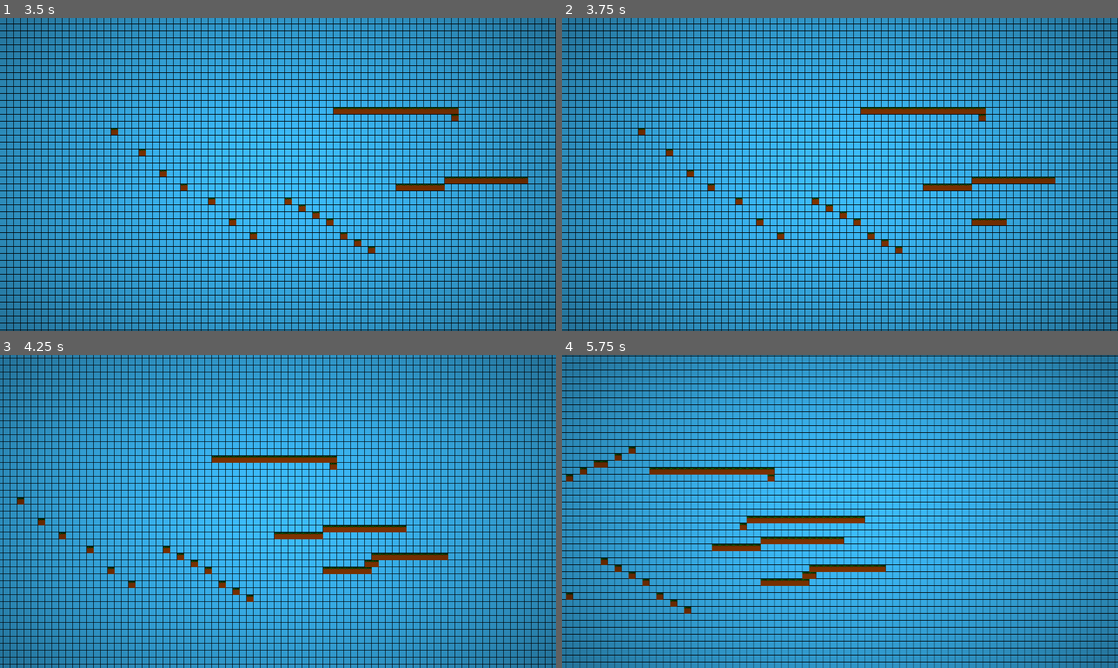
Above: before the commit, frames 1-4 (two rows, left to right).
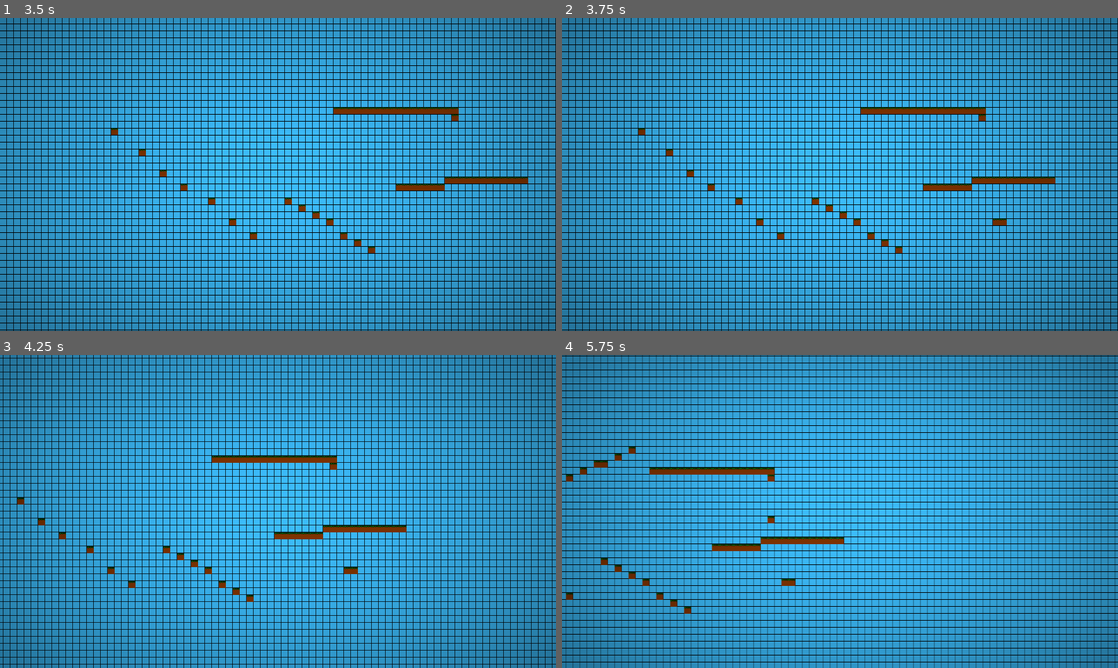
Above: after the commit, the same moments.

Repository: Killarexe/Little-Rage
Game: Godot game, scene res://scenes/uis/LevelEditor.tscn
The game is run twice, just before and just after one commit, with the same random seed, the same clock (stepped at 60 frames per second) and the same inputs. This scene is started directly instead of the project's main scene.
Inputs (mouse positions are in pixels of both pictures, inside the frame that each line leads up to):
- Up to frame 1 (3.5 s): tap Enter at 0.5 s; move the mouse to (400, 158) at 0.52 s; press the mouse at (400, 158) at 0.53 s; hold Right (right) 0.53-1.25 s; tap Space (jump) at 0.77, 2 s; right-click (400, 158) at 0.8 s; release the mouse at (400, 158) at 1.25 s; drag from (166, 190) to (250, 237) at 1.27 s; move the mouse to (333, 105) at 2.02 s; press the mouse at (333, 105) at 2.03 s; hold Left (left) 2.03-2.75 s; right-click (333, 105) at 2.3 s; release the mouse at (333, 105) at 2.75 s; drag from (250, 237) to (111, 127) at 2.77 s
- Up to frame 2 (3.75 s): tap Enter at 3.5 s; move the mouse to (1006, 221) at 3.52 s; hold Right (right) from 3.53 s (still down); hold Right mouse button (right_click) from 3.53 s (still down); click (1006, 221) at 3.67 s
- Up to frame 3 (4.25 s): keep holding Right (right); keep holding Right mouse button (right_click); tap Space (jump) at 3.77 s
- Up to frame 4 (5.75 s): release Right (right) at 4.25 s; release Right mouse button (right_click) at 4.25 s; drag from (673, 464) to (756, 433) at 4.27 s; tap Space (jump) at 5 s; move the mouse to (867, 511) at 5.02 s; hold Right (right) from 5.03 s (still down); hold Right mouse button (right_click) from 5.03 s (still down); click (867, 511) at 5.17 s

Frame 1 is identical in both runs. In frame 2, less than 0.1% of the frame differs, in the area x 73-78%, y 64-67%; in frame 3, 0.5%; in frame 4, 1.0%, in the area x 31-59%, y 51-74%.

Commit message:
Add erase function

Diff:
--- a/scripts/uis/level_editor/BrushComponent.gd
+++ b/scripts/uis/level_editor/BrushComponent.gd
@@ -20,4 +20,7 @@
 func brush(start_position: Vector2, end_position: Vector2 = Vector2.ZERO):
 	if !enable:
 		return
-	selected_tile.place(level, start_position / 16)
+	if erase:
+		level.ground.set_cell(start_position / 16, 1)
+	else:
+		selected_tile.place(level, start_position / 16)
Not shown: 18 places in assets/style/default_theme.tres that only renumber resources
